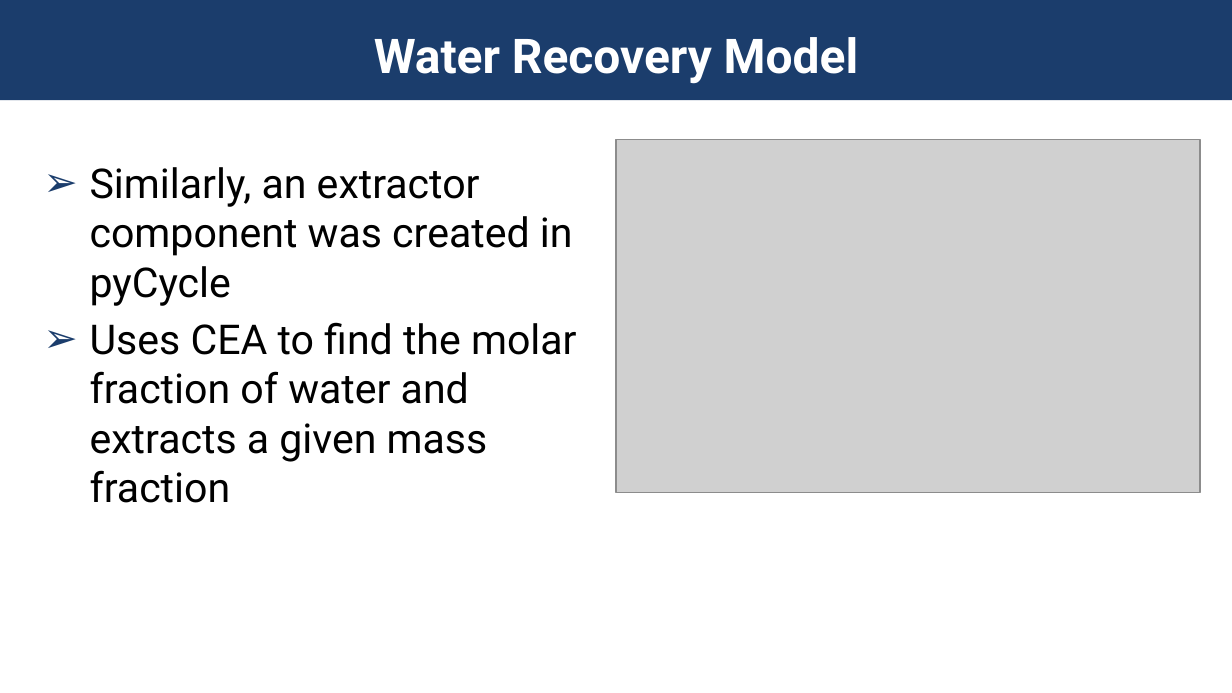
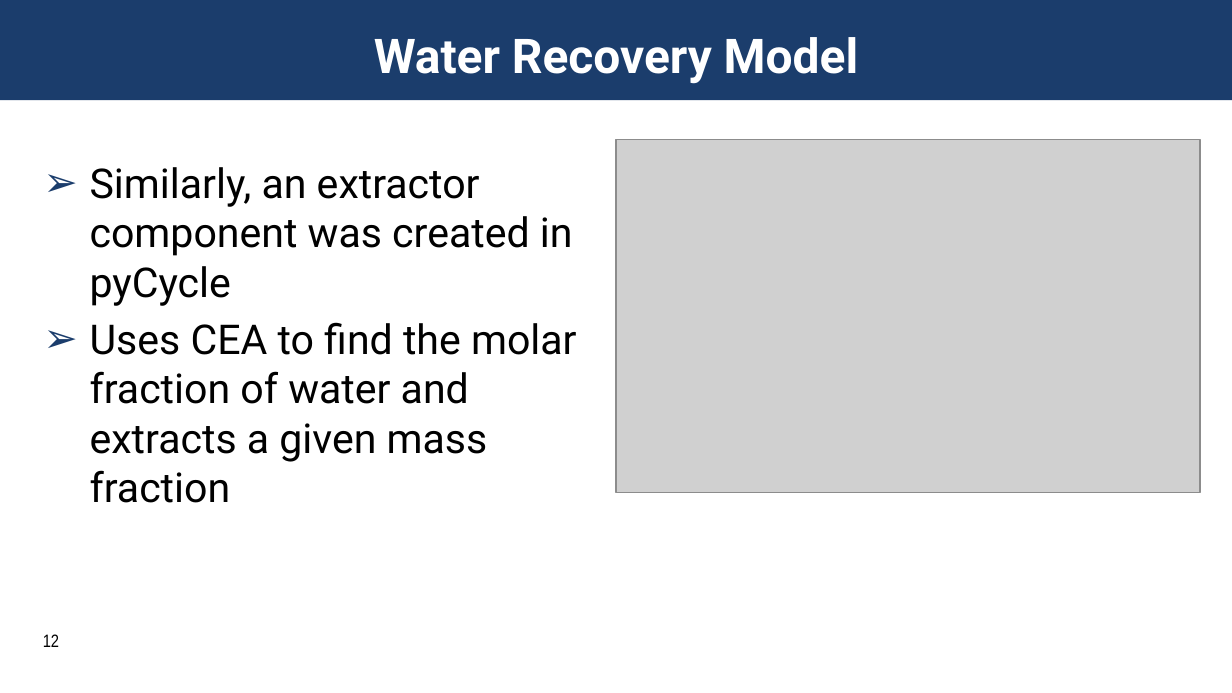
Before and after one commit to patma20/aviation2023-emissionProp, a slide deck: slide 12 of conference-slides/presentation.pptx. Drawn at 1232x693 pixels with LibreOffice and Linux fonts; fonts in the diff are those of the drawing; grey boxes stand for pictures; background and template pictures are left out. Boxes give left, top, right and bottom in pixels: in the first picture for what was removed or moved away, otherwise in the second. Text is boxed around its words. In the diff, an @@ line names an element or a change of style, - is before the commit and + after.

```diff
--- a/conference-slides/presentation.pptx
+++ b/conference-slides/presentation.pptx
@@ page number added at (43, 634, 59, 647), 10.5 pt, text #000000 @@
+12
```
Also in this commit, not shown: 22 other slides changed, 3 other files.
